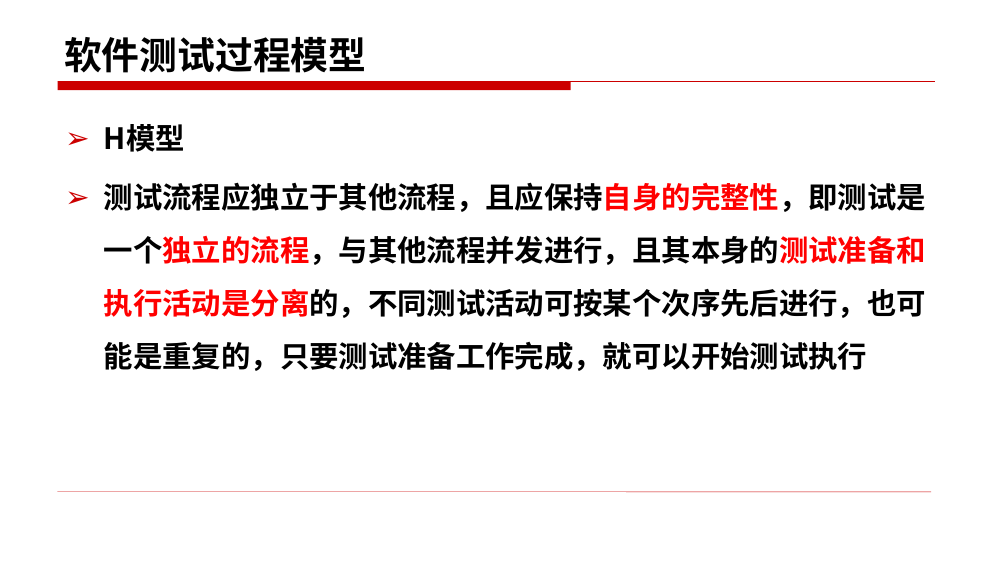
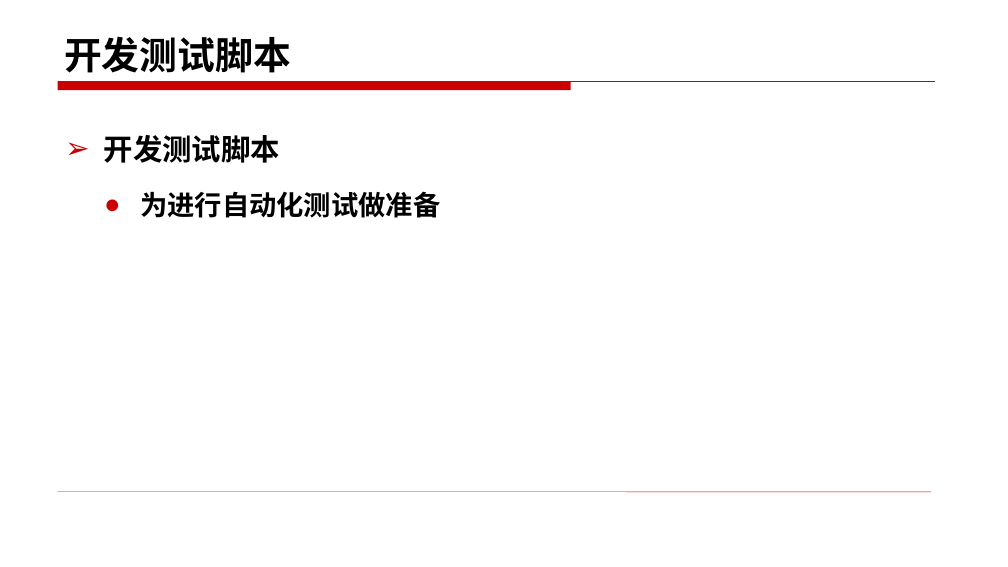
Before and after one commit to edu2act/course-foundation-software-tesing, a slide deck: slide 16 of materials/slides/2.3.pptx (slide 11 before the commit). Drawn at 1008x567 pixels with LibreOffice and Linux fonts; fonts in the diff are those of the drawing. Boxes give left, top, right and bottom in pixels: in the first picture for what was removed or moved away, otherwise in the second. Text is boxed around its words. In the diff, an @@ line names an element or a change of style, - is before the commit and + after.

```diff
--- a/materials/slides/2.3.pptx
+++ b/materials/slides/2.3.pptx
@@ title at (x1=64, y1=36, x2=291, y2=73): text changed @@
-软件测试过程模型
+开发测试脚本
@@ text removed at (x1=104, y1=124, x2=926, y2=371) @@
-➢ H模型
-➢ 测试流程应独立于其他流程，且应保持自身的完整性，即测试是一个独立的流程，与其他流程并发进行，且其本身的测试准备和执行活动是分离的，不同测试活动可按某个次序先后进行，也可能是重复的，只要测试准备工作完成，就可以开始测试执行
@@ text added at (x1=104, y1=135, x2=440, y2=218), 26 pt, text #000000, bold @@
+➢ 开发测试脚本
+  ● 为进行自动化测试做准备
```
Also in this commit, not shown: 9 other slides changed, 15 slides added, 3 slides removed, 8 other files.
